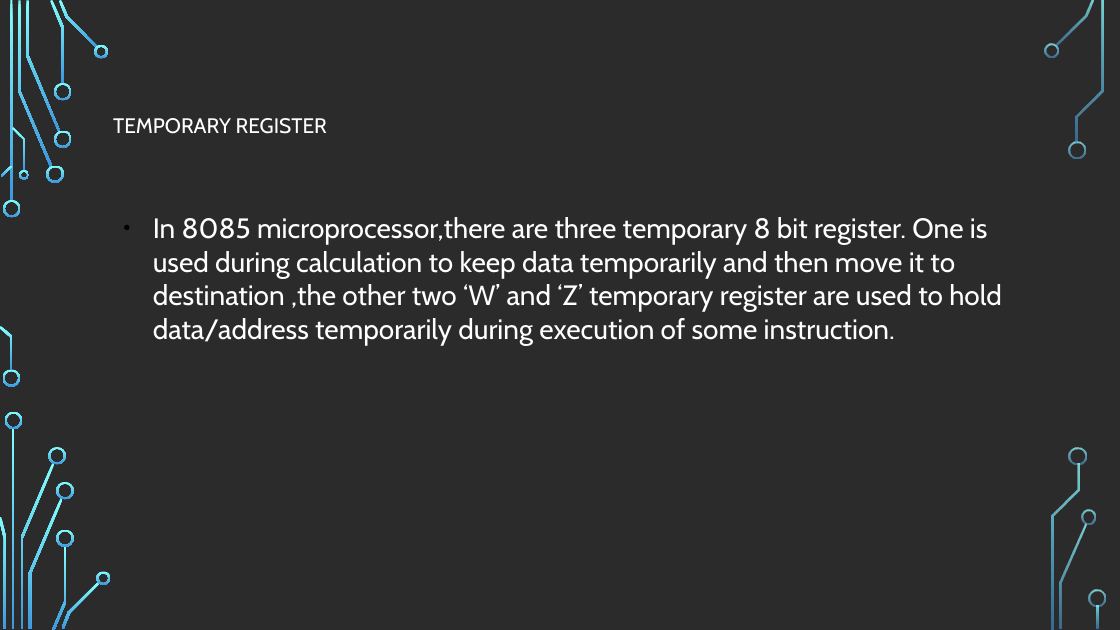
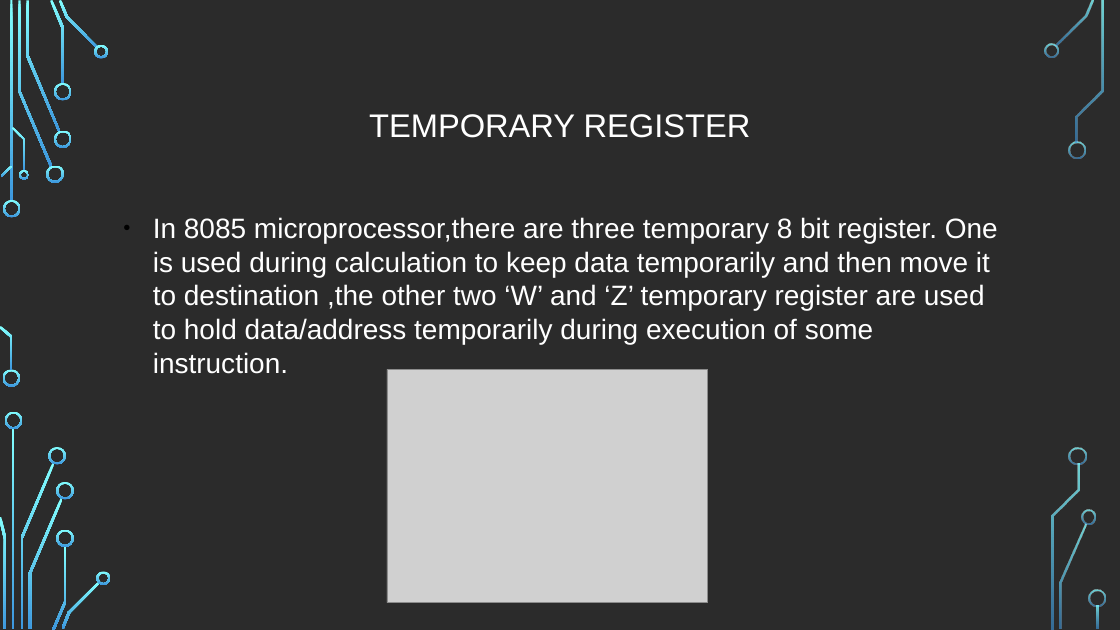
Before and after one commit to mhannan-dev/laravel_ecommerce, a slide deck: slide 8 of 8085 Microprocessor.pptx (slide 6 before the commit). Drawn at 1120x630 pixels with LibreOffice and Linux fonts; fonts in the diff are those of the drawing; grey boxes stand for pictures; background and template pictures are left out; a plain dark background stands for a picture behind light text. Boxes give left, top, right and bottom in pixels: in the first picture for what was removed or moved away, otherwise in the second. Text is boxed around its words. In the diff, an @@ line names an element or a change of style, - is before the commit and + after.

```diff
--- a/8085 Microprocessor.pptx
+++ b/8085 Microprocessor.pptx
@@ text "TEMPORARY REGISTER" at (369,114,751,138): size 18 to 28 pt, font Cabin to Arial; alignment left to centre @@
@@ text "In 8085 microprocessor,there are three ..." at (153,217,998,374): font Cabin to Arial @@
@@ picture added at (387,370,708,603) @@
```
Also in this commit, not shown: 20 other slides changed, 2 slides added, 2 other files.
